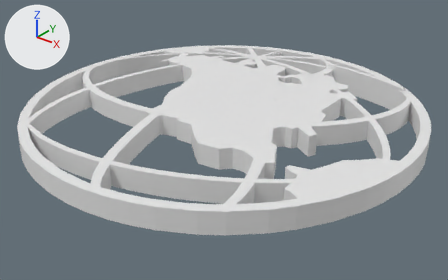
A saved change to the Blender file waynes-world/waynes-world-logo.blend.
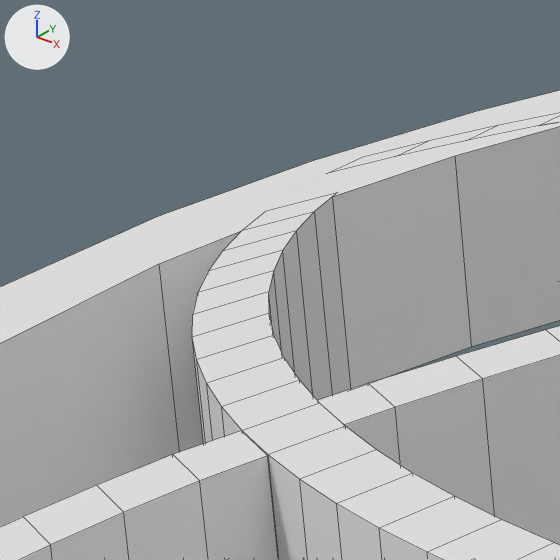
The first picture shows the older version from a camera (50 mm lens) standing at (21.4, -56.0, 24.5) and looking at (-13.7, -12.2, -2.7). The close-ups show both versions on the part from 15% to 25% of the width and 18% to 35% of the height of that picture; other places that the commit changed are outside them. The axes (+X, +Y, +Z) are drawn at upper left. The lights are the same throughout. The close-ups show mesh edges as thin lines.

Script lines for the objects in view, before the commit:
```python
me_cube_001 = bpy.data.meshes.new('Cube.001')
me_cube_001.from_pydata(...)  # a box spanning x -1.0..1.0, y -1.0..1.0, z -1.0..1.0
me_plane_002 = bpy.data.meshes.new('Plane.002')
me_plane_002.from_pydata(...)  # 3303 vertices, 2392 faces; spans x -20.0..18.9, y -23.9..15.1, z -2.2..1.4
ob_09world = bpy.data.objects.new('09world', me_plane_002)
ob_09world.location = (-13.345, -7.523, 0.0)
ob_cube = bpy.data.objects.new('Cube', me_cube_001)
ob_cube.location = (-0.338, 1.689, 0.0)
ob_cube.scale = (55.0, 30.0, 30.0)
ob_cube.hide_viewport = True
```
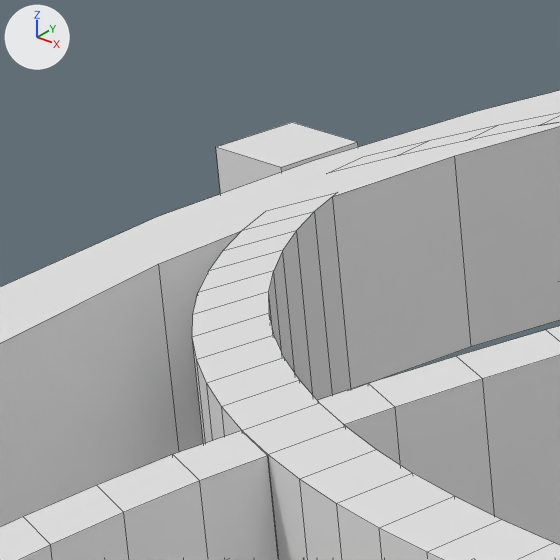
Where the change shows, as pixel boxes (x1, y1, x2, y2) in the close-ups (560 x 560 px):
'Cube.002', added: after (216, 122, 358, 194)

Diff of the bpy script that builds the scene:
```diff
--- a/waynes-world/waynes-world-logo.blend.py
+++ b/waynes-world/waynes-world-logo.blend.py
@@ ob_cube_002 @@
+ob_cube_002 = bpy.data.objects.new('Cube.002', me_cube_001.copy())  # the mesh of ob_cube
+ob_cube_002.location = (-35.152, -10.78, 0.0)
+ob_cube_002.scale = (0.5, 0.5, 0.5)
```
